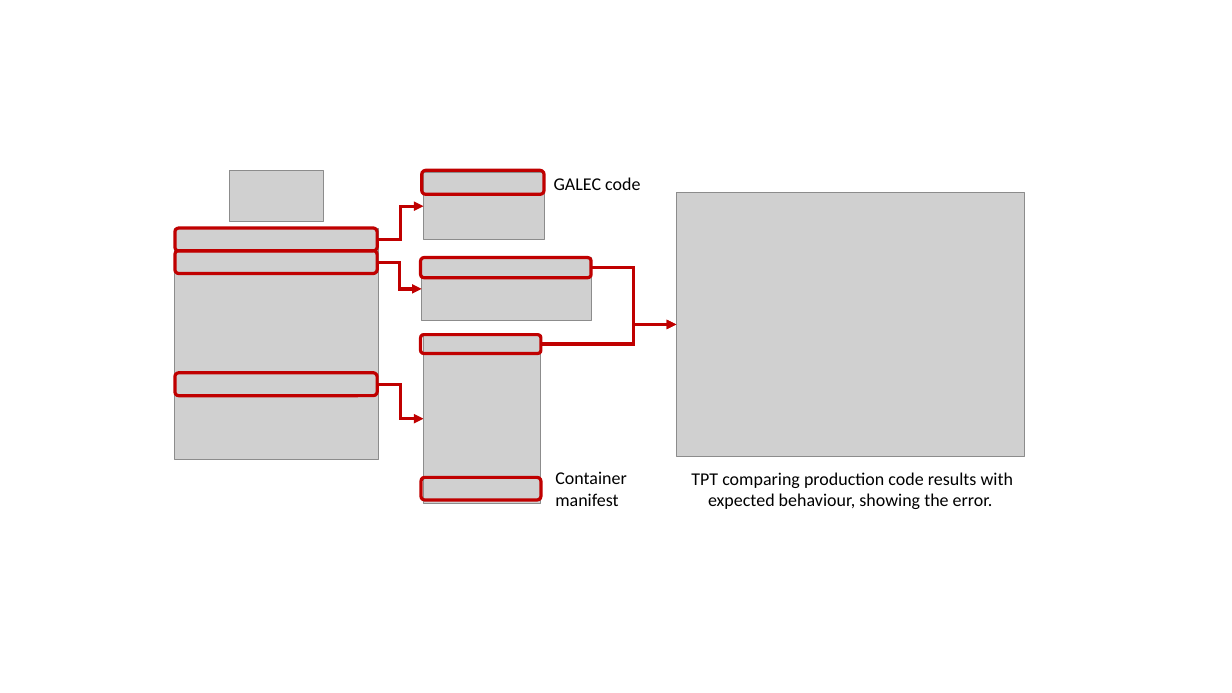
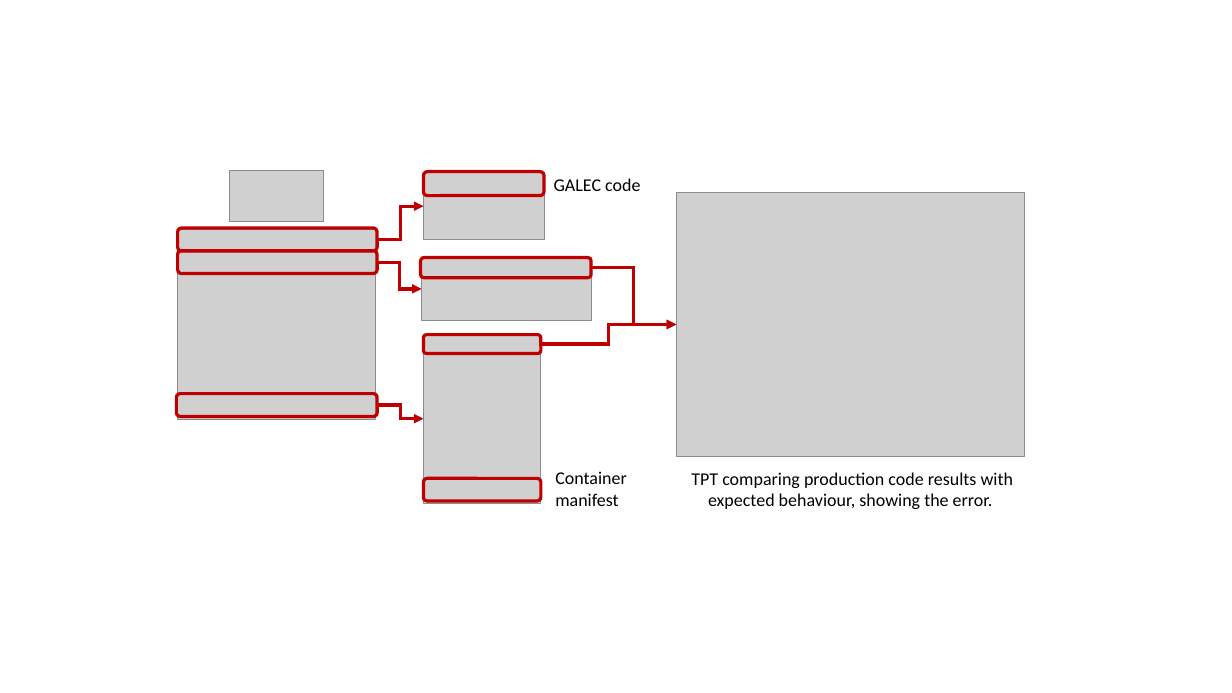
Before and after one commit to modelica/efmi-standard.org, a slide deck: slide 3 of static/media/resources/M04-example.pptx. Drawn at 1232x693 pixels with LibreOffice and Linux fonts; fonts in the diff are those of the drawing; grey boxes stand for pictures. Boxes give left, top, right and bottom in pixels: in the first picture for what was removed or moved away, otherwise in the second. Text is boxed around its words. In the diff, an @@ line names an element or a change of style, - is before the commit and + after.

```diff
--- a/static/media/resources/M04-example.pptx
+++ b/static/media/resources/M04-example.pptx
@@ picture resized from (x1=175, y1=228, x2=378, y2=459) to (x1=177, y1=229, x2=376, y2=420) @@
@@ elbow arrow (541, 344) - (677, 324): route changed @@
@@ rounded rectangle moved from (x1=175, y1=372, x2=377, y2=396) to (x1=177, y1=394, x2=377, y2=417) @@
@@ elbow arrow moved from (377, 384) - (423, 419) to (377, 405) - (423, 419) @@
```
Also in this commit, not shown: 5 other files.
